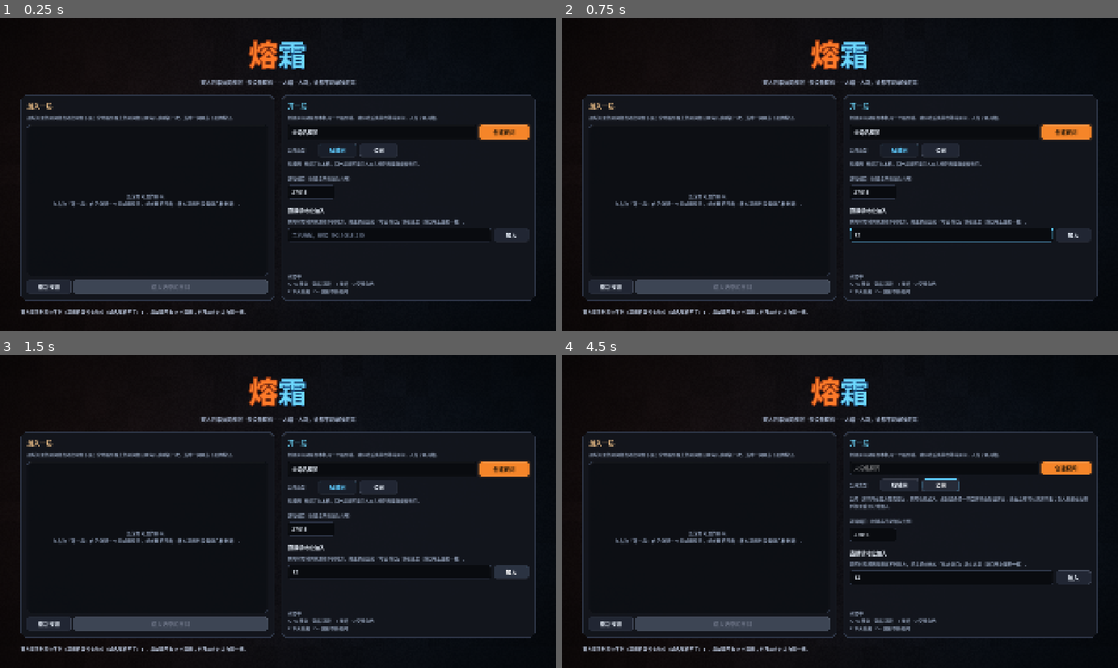
Above: before the commit, frames 1-4 (two rows, left to right).
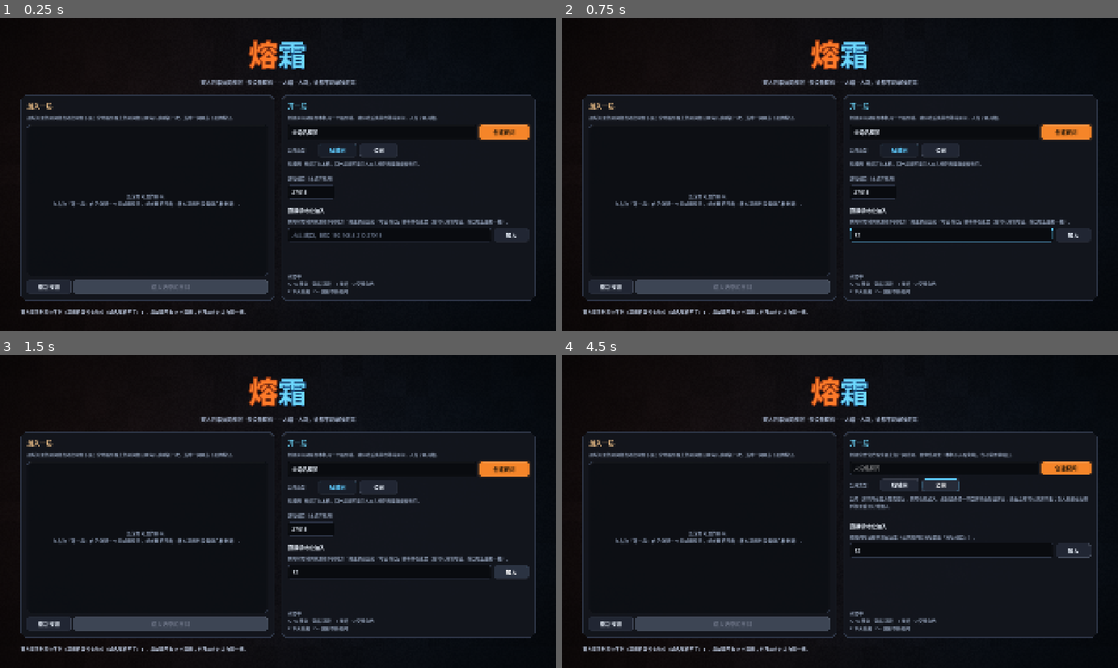
Above: after the commit, the same moments.

Repository: TCOTC/Moltenfrost
Game: Godot game, scene res://scenes/main.tscn
The game is run twice, just before and just after one commit, with the same random seed, the same clock (stepped at 60 frames per second) and the same inputs.
Inputs (mouse positions are in pixels of both pictures, inside the frame that each line leads up to):
- Up to frame 1 (0.25 s): no input
- Up to frame 2 (0.75 s): click (951, 233) at 0.52 s; type "12" at 0.6 s
- Up to frame 3 (1.5 s): click "加入" at 1.25 s
- Up to frame 4 (4.5 s): click "重新探测" at 2 s; click "创建房间" at 2.75 s; click "局域网" at 3.5 s; click "公网" at 4.25 s

The runs differ from the first frame. In frame 1, 0.4% of the frame differs, in the area x 52-92%, y 50-71%; in frame 2, 0.3%; in frame 3, 0.3%; in frame 4, 1.7%, in the area x 51-96%, y 30-74%.

Commit message:
公网模式不再显示端口那一格，手动加入改成「地址:端口」整串
公网房间跑在官方服务器上、端口由房间池分配，本机那个值一点也不参与 —— 而它原来
可见且可编辑，只是被忽略。那是最差的一种：填了一个不生效的值，还没有任何反馈说明
它不生效（与"公网下房间名那一格锁上"是同一个理由）。现在整段（小标题 + 输入框）
在公网模式下隐藏，切回局域网再出现。

顺带把"直接填地址加入"合并成一格：主机 HUD 上显示的就是 `地址:端口`，玩家会整串
抄过来，因此整串必须能直接用，**并且以那一串为准**（这时端口框里往往是个别的值）。
只写地址仍然可以，那时回落到端口框。只按最后一个冒号切（IPv6 不支持：探测与地址
提示都是 IPv4，见 _lan_addresses）。

## 两行说明也随之分叉

`HostHint` 原来写死"创建房间就是在本机开一个服务端"——那句在公网模式下是错的，
而它恰好是玩家判断"我到底在做什么"的那一句。现在按类型给：
  局域网 → 在本机开一个服务端
  公网   → 去官方服务器上领一间空房、由你当房主；本机不开服务端，也不需要填端口
`DirectHint` 同理：它原来写"端口用上面那一格"，而那一格在公网下已经隐藏了。

## 断言与截图

`tests/menu_test.gd` 加了 8 条（70 → 78）：公网下端口那两处都不可见、切回局域网
恢复可见、两行说明随类型变、以及"整串地址:端口里的端口覆盖端口框里的值"。

`tests/shot.gd` 加了 `--kind=public`（截图工具原来只能截局域网那一种），
两种类型的右栏不一样，外观要分别看一眼——不看不知道整段隐藏之后版面是否还匀。

Diff:
--- a/scenes/menu.tscn
+++ b/scenes/menu.tscn
@@ -199,7 +199,7 @@
 [node name="PortTitle" type="Label" parent="Root/Layout/Body/HostPanel/HostMargin/HostBox"]
 theme_override_colors/font_color = Color(0.560784, 0.615686, 0.705882, 1)
 theme_override_font_sizes/font_size = 15
-text = "游戏端口（创建与手动加入共用）"
+text = "游戏端口（本机开房用）"
 
 [node name="PortRow" type="HBoxContainer" parent="Root/Layout/Body/HostPanel/HostMargin/HostBox"]
 theme_override_constants/separation = 10
@@ -217,7 +217,7 @@
 [node name="DirectHint" type="Label" parent="Root/Layout/Body/HostPanel/HostMargin/HostBox"]
 theme_override_colors/font_color = Color(0.560784, 0.615686, 0.705882, 1)
 theme_override_font_sizes/font_size = 15
-text = "跨网时局域网探测收不到对方，把主机给出的「地址:端口」填在这里（端口用上面那一格）。"
+text = "跨网时局域网探测收不到对方：把主机给出的「地址:端口」整串填在这里（也可以只填地址，端口取上面那一格）。"
 autowrap_mode = 3
 
 [node name="DirectRow" type="HBoxContainer" parent="Root/Layout/Body/HostPanel/HostMargin/HostBox"]
@@ -226,7 +226,7 @@
 [node name="Address" type="LineEdit" parent="Root/Layout/Body/HostPanel/HostMargin/HostBox/DirectRow"]
 custom_minimum_size = Vector2(0, 46)
 size_flags_horizontal = 3
-placeholder_text = "主机地址，例如 192.168.5.210"
+placeholder_text = "地址:端口，例如 192.168.5.210:27015"
 
 [node name="Direct" type="Button" parent="Root/Layout/Body/HostPanel/HostMargin/HostBox/DirectRow"]
 custom_minimum_size = Vector2(120, 46)
--- a/scripts/menu.gd
+++ b/scripts/menu.gd
@@ -61,7 +61,19 @@
 @onready var _lan_kind: Button = $Root/Layout/Body/HostPanel/HostMargin/HostBox/KindRow/Lan
 @onready var _pub_kind: Button = $Root/Layout/Body/HostPanel/HostMargin/HostBox/KindRow/Public
 @onready var _kind_hint: Label = $Root/Layout/Body/HostPanel/HostMargin/HostBox/KindHint
+## 「开一局」下面那行说明。它的内容随类型变：局域网真的是在本机开一个服务端，
+## 而公网只是去官方服务器上领一间房、**本机不开任何东西**（见 _refresh_kind_hint）。
+@onready var _host_hint: Label = $Root/Layout/Body/HostPanel/HostMargin/HostBox/HostHint
+## 「游戏端口」那一整段（小标题 + 输入框）。**公网模式下整段隐藏**：
+## 公网房间跑在官方服务器上、端口由房间池分配，本机这个值一点也不参与。
+## 原来它可见但被忽略，而那是最差的一种：填了一个不生效的值，
+## 又没有任何反馈说明它不生效（账号名那一格在公网下锁上，是同一个道理）。
+@onready var _port_title: Label = $Root/Layout/Body/HostPanel/HostMargin/HostBox/PortTitle
+@onready var _port_row: Control = $Root/Layout/Body/HostPanel/HostMargin/HostBox/PortRow
 @onready var _address: LineEdit = $Root/Layout/Body/HostPanel/HostMargin/HostBox/DirectRow/Address
+## 「直接填地址加入」那行说明。它也要随类型变：局域网的写法可以回落到上面那一格端口，
+## 而公网模式下那一格是**隐藏**的，再说“端口取上面那一格”就是指向一个不存在的东西。
+@onready var _direct_hint: Label = $Root/Layout/Body/HostPanel/HostMargin/HostBox/DirectHint
 ## 端口只有这一格，创建房间与手动填地址加入共用。
 ## 拆成两格反而更难用：填了一个以为两个都改了，是这类界面最常见的报错来源。
 @onready var _port: LineEdit = $Root/Layout/Body/HostPanel/HostMargin/HostBox/PortRow/Port
@@ -367,16 +379,36 @@
 
 
 func _on_direct_pressed() -> void:
-	var address := _address.text.strip_edges()
-	if address.is_empty():
-		_set_status("请填写主机的地址，例如 192.168.5.210。")
-		return
-	var port := _parse_port()
+	var target := _parse_target()
+	if String(target.get("host", "")).is_empty():
+		_set_status("请填写主机的地址，例如 192.168.5.210:27015。")
+		return
+	var port := int(target.get("port", 0))
 	if port <= 0:
-		return
+		# 地址里没带端口（或者写了个不合法的）：回落到上面那一格。
+		port = _parse_port()
+		if port <= 0:
+			return
 	# 手填地址的一律按局域网算：那条路径上的超时就是地址/防火墙问题，
 	# 按公网提示会把玩家引到"房间都满了"上去。
-	_begin_join(address, port, Lobby.Kind.LAN)
+	_begin_join(String(target["host"]), port, Lobby.Kind.LAN)
+
+
+## 把「地址」或「地址:端口」拆成两半。端口那一半缺失或不是合法端口时只回地址，
+## 由调用方回落到端口框（公共默认值），而不在这里报错：
+## 那一格既可以只写地址（同一局域网里探不到对方时最常用），也可以整串拄
+## 主机 HUD 上显示的 `地址:端口`——两种写法都收下比强行规定一种更少出错。
+##
+## 只按**最后一个**冒号切。IPv6 不支持（探测与地址提示都是 IPv4，见 _lan_addresses），
+## 所以不必处理"冒号属于地址本身"那种情形。
+func _parse_target() -> Dictionary:
+	var trimmed := _address.text.strip_edges()
+	var cut := trimmed.rfind(":")
+	if cut > 0:
+		var tail := trimmed.substr(cut + 1)
+		if tail.is_valid_int() and int(tail) >= MIN_PORT and int(tail) <= MAX_PORT:
+			return {"host": trimmed.substr(0, cut), "port": int(tail)}
+	return {"host": trimmed, "port": 0}
 
 
 ## 切换公开类型。只改状态与那行说明，不发信号——发信号是点「创建房间」时的事。
@@ -388,6 +420,10 @@
 	# `not _busy` 那一半是必要的：创建进行中时所有输入都被锁着，
 	# 而这里若只按类型判断，会把那一格在这一刻意外解锁。
 	_room_name.editable = kind != Lobby.Kind.PUBLIC and not _busy
+	# 端口那一整段同理：公网房间的端口由官方那边的池分配。
+	var local_port_in_use := kind != Lobby.Kind.PUBLIC
+	_port_title.visible = local_port_in_use
+	_port_row.visible = local_port_in_use
 	_refresh_kind_hint()
 
 
@@ -398,8 +434,12 @@
 func _refresh_kind_hint() -> void:
 	if _room_kind == Lobby.Kind.PUBLIC:
 		_kind_hint.text = "公网 · 房间开在官方服务器上，跨网也能加入。点创建会领一间空房并由你当房主，进去之后可以改房间名；别人也能在左侧列表里看到它并加入。"
+		_host_hint.text = "创建会去官方服务器上领一间空房、由你当房主：本机不开服务端，也不需要填端口。"
+		_direct_hint.text = "把房间地址整串填在这里（公网房间的地址都是「地址:端口」）。"
 	else:
 		_kind_hint.text = "局域网 · 房间开在本机，同一局域网里的人在左侧列表里就能看到它。"
+		_host_hint.text = "创建房间就是在本机开一个服务端。建好之后先停在等待房间，人齐了再开始。"
+		_direct_hint.text = "跨网时局域网探测收不到对方：把主机给出的「地址:端口」整串填在这里（也可以只填地址，端口取上面那一格）。"
 
 
 func _begin_join(address: String, port: int, kind: int) -> void:
--- a/tests/menu_test.gd
+++ b/tests/menu_test.gd
@@ -300,6 +300,12 @@
 	# 目录回了地址之后才发 join_requested。
 	_button("KindRow/Public").button_pressed = true
 	_ok(not _line("HostRow/RoomName").editable, "选公网后房间名那一格应当锁上（名字由房主在大厅里改）")
+	# 端口那一整段在公网下整段消失。理由是同一类：公网房间的端口由官方那边的池分配，
+	# 本机这个值一点也不参与；留着它可见但被忽略，玩家会以为端口是他定的。
+	_ok(not _label("PortTitle").visible, "选公网后「游戏端口」的小标题应当隐藏")
+	_ok(not _line("PortRow/Port").is_visible_in_tree(), "选公网后端口输入框应当隐藏")
+	_ok(not _label("HostHint").text.contains("在本机开一个服务端"),
+		"公网的说明不应说“在本机开服务端”，实际「%s」" % _label("HostHint").text)
 	# 端口框里放一个非法值：公网创建不看它（房间在服务器上），所以也不该被它拦住。
 	_line("PortRow/Port").text = NOT_A_PORT
 	var before_public := _join_calls.size()
@@ -343,6 +349,9 @@
 	_menu.set_message("自检：解除忙碌")
 	_button("KindRow/Lan").button_pressed = true
 	_ok(_line("HostRow/RoomName").editable, "切回局域网后房间名那一格应当恢复可编辑")
+	_ok(_line("PortRow/Port").is_visible_in_tree(), "切回局域网后端口输入框应当重新出现")
+	_ok(_label("HostHint").text.contains("在本机开一个服务端"),
+		"局域网的说明应当说清它是在本机开服务端，实际「%s」" % _label("HostHint").text)
 	_line("PortRow/Port").text = str(MENU_PORT)
 	_button("HostRow/Host").pressed.emit()
 	_ok(_host_calls.size() == 2, "切回局域网后应当能再次创建房间，实际共 %d 次" % _host_calls.size())
@@ -363,6 +372,20 @@
 		_ok(String(call[0]) == "127.0.0.1", "手动加入的地址应当取自输入框，实际「%s」" % call[0])
 		_ok(int(call[1]) == MENU_PORT, "手动加入的端口应当取自输入框，实际 %d" % int(call[1]))
 
+	# 整串「地址:端口」。主机 HUD 上显示的就是这个格式，玩家会整串拄过来，
+	# 因此它必须能直接用，而且**以那一串为准**——端口框里这时是个不同的值。
+	var before_pair := _join_calls.size()
+	_line("DirectRow/Address").text = "127.0.0.1:%d" % ROOM_PORT
+	_line("PortRow/Port").text = str(MENU_PORT)
+	_button("DirectRow/Direct").pressed.emit()
+	_ok(_join_calls.size() == before_pair + 1,
+		"填「地址:端口」后点加入应当发一次 join_requested，实际增了 %d 次" % (_join_calls.size() - before_pair))
+	if _join_calls.size() == before_pair + 1:
+		var pair: Array = _join_calls[before_pair]
+		_ok(String(pair[0]) == "127.0.0.1", "地址里带的端口应当被切掉，实际「%s」" % pair[0])
+		_ok(int(pair[1]) == ROOM_PORT,
+			"端口应当取自地址里的那一串而不是端口框（框里是 %d），实际 %d" % [MENU_PORT, int(pair[1])])
+
 	_ok(_menu.visible, "close() 之前界面应当是可见的（上面那些按钮才点得动）")
 
 	# **卡死总得有条出路。** 真机上出现过：点「创建房间」之后永久停在
--- a/tests/shot.gd
+++ b/tests/shot.gd
@@ -5,12 +5,15 @@
 ##   godot --path . res://tests/shot.tscn -- --port 27316 --shot=menu
 ##   godot --path . res://tests/shot.tscn -- --port 27317 --shot=lobby
 ## `--shot=` 决定截图前停在哪个画面：menu（初始界面）、lobby（等待房间）或 game（对局）。
+## `--kind=public` 只在 menu 模式下有意义：把公开类型切到公网。
+## 两种类型的右栏不一样（公网下“游戏端口”那一整段是隐藏的），因此要分别看一眼。
 ## `--at=<x>` 只在 game 模式下有意义：把本机角色挪到指定的 x，用于看一眼关卡中段。
 ## 它**不进自动检查**，只供人工看一眼。
 
 const MAIN_SCENE := preload("res://scenes/main.tscn")
 
 var _target: String = "menu"
+var _kind: String = ""
 var _at_x: float = INF
 
 
@@ -18,6 +21,8 @@
 	for arg in OS.get_cmdline_user_args():
 		if arg.begins_with("--shot="):
 			_target = arg.substr(7)
+		elif arg.begins_with("--kind="):
+			_kind = arg.substr(7)
 		elif arg.begins_with("--at="):
 			_at_x = float(arg.substr(5))
 	var main := MAIN_SCENE.instantiate()
@@ -27,6 +32,7 @@
 	# 截图看到的与真人点「创建房间」之后看到的是同一条代码路径。
 	if _target == "lobby":
 		main.call("_host_game", "截图房间", int(main.get("_port")), false, true)
+	_switch_kind(main)
 	# 等画面稳定：地形、角色、特效都要至少经过一次绘制。
 	await get_tree().create_timer(2.0).timeout
 	_move_local_player(main)
@@ -34,10 +40,24 @@
 	await get_tree().create_timer(0.5).timeout
 	await RenderingServer.frame_post_draw
 	var image := get_viewport().get_texture().get_image()
-	var path := OS.get_user_data_dir().path_join("shot_%s.png" % _target)
+	var suffix := "_%s" % _kind if not _kind.is_empty() else ""
+	var path := OS.get_user_data_dir().path_join("shot_%s%s.png" % [_target, suffix])
 	var err := image.save_png(path)
 	print("[shot] %s -> %s" % [error_string(err), path])
 	get_tree().quit(0 if err == OK else 1)
+
+
+## 截图专用：把初始界面的公开类型切过去。点的是那一个按钮本身（而不是直接调
+## `_set_room_kind`）：按钮的选中状态与界面是同一份状态（见 menu.gd 的说明），
+## 直接改状态会让截图里出现"两个选项都没选中"这种在真实操作下不会有的画面。
+func _switch_kind(main: Node) -> void:
+	if _target != "menu" or _kind != "public":
+		return
+	var menu = main.get("_menu")
+	if menu == null:
+		return
+	var button = menu.get_node("Root/Layout/Body/HostPanel/HostMargin/HostBox/KindRow/Public")
+	button.button_pressed = true
 
 
 ## 把本机角色挪到指定的 x（脚踩地面），用于看关卡的另一段。
